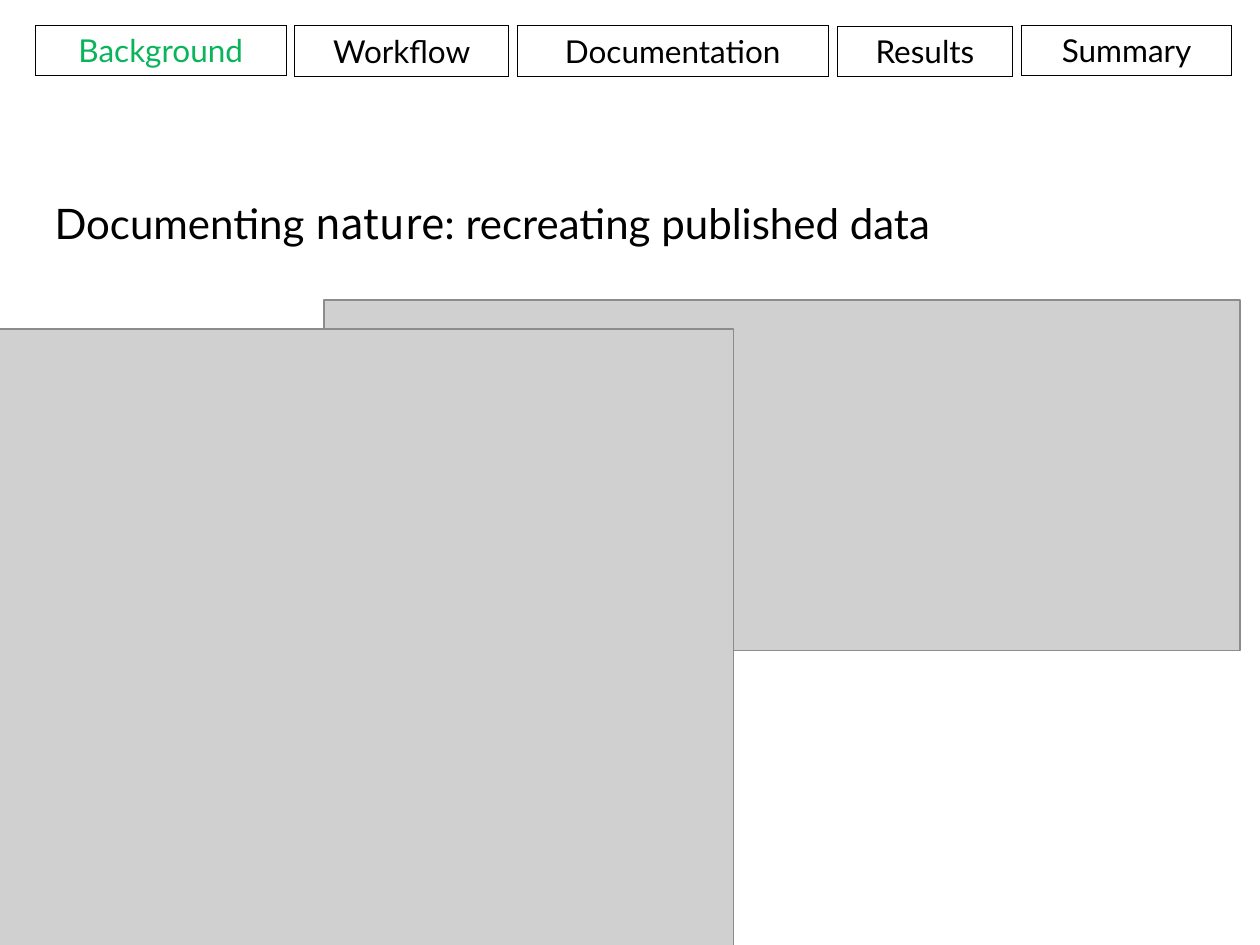
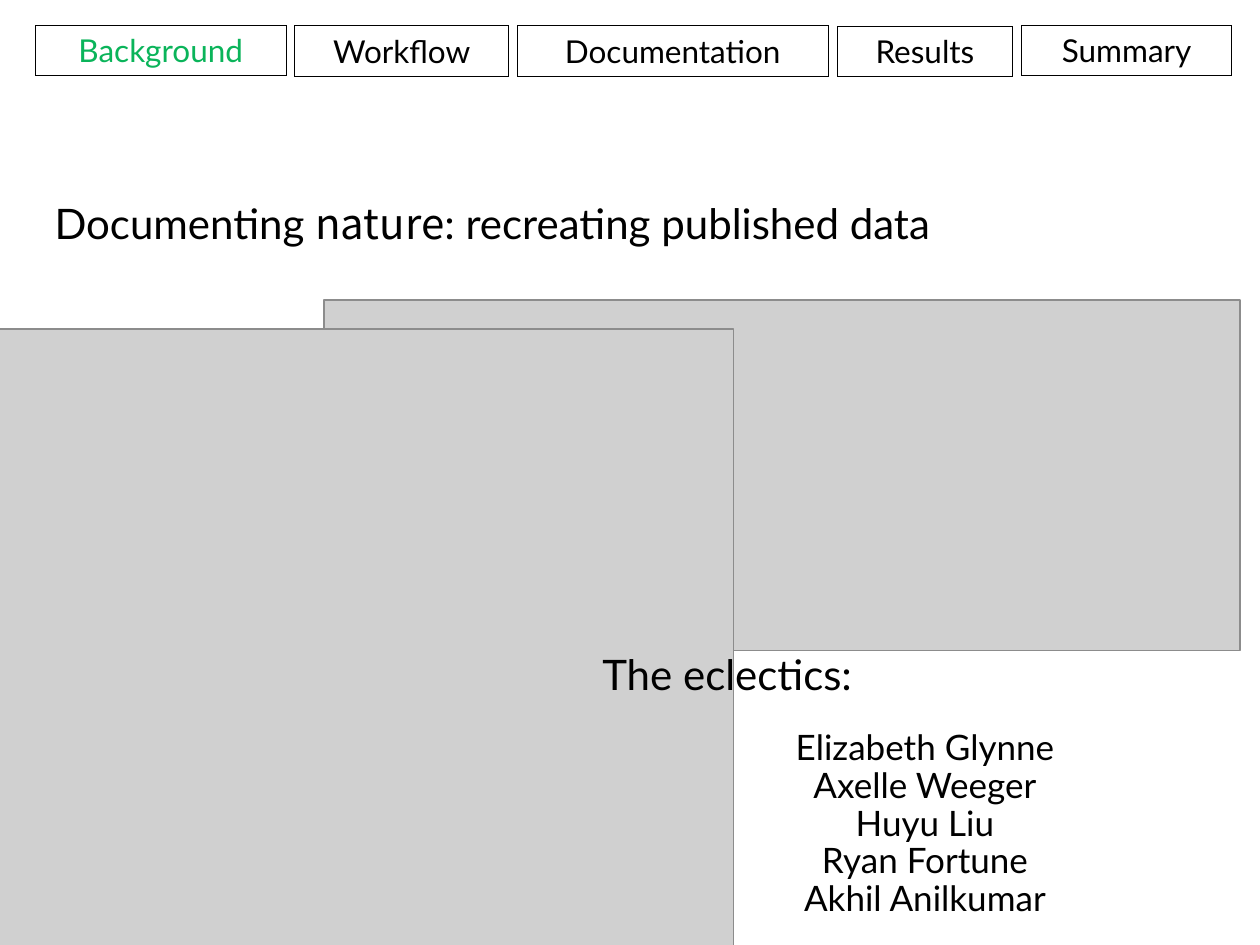
Before and after one commit to aweeger/BCB546X_FinalGroup, a slide deck: slide 1 of Presentation.pptx. Drawn at 1260x945 pixels with LibreOffice and Linux fonts; fonts in the diff are those of the drawing; grey boxes stand for pictures. Boxes give left, top, right and bottom in pixels: in the first picture for what was removed or moved away, otherwise in the second. Text is boxed around its words. In the diff, an @@ line names an element or a change of style, - is before the commit and + after.

```diff
--- a/Presentation.pptx
+++ b/Presentation.pptx
@@ text added at [602, 654, 852, 698], 24 pt, text #000000 @@
+The eclectics:
@@ text added at [796, 734, 1054, 912], 20 pt, text #000000 @@
+Elizabeth Glynne
+Axelle Weeger
+Huyu Liu
+Ryan Fortune
+Akhil Anilkumar
```
Also in this commit, not shown: 21 other slides changed, 1 slide added, 4 slides removed, 2 other files.
